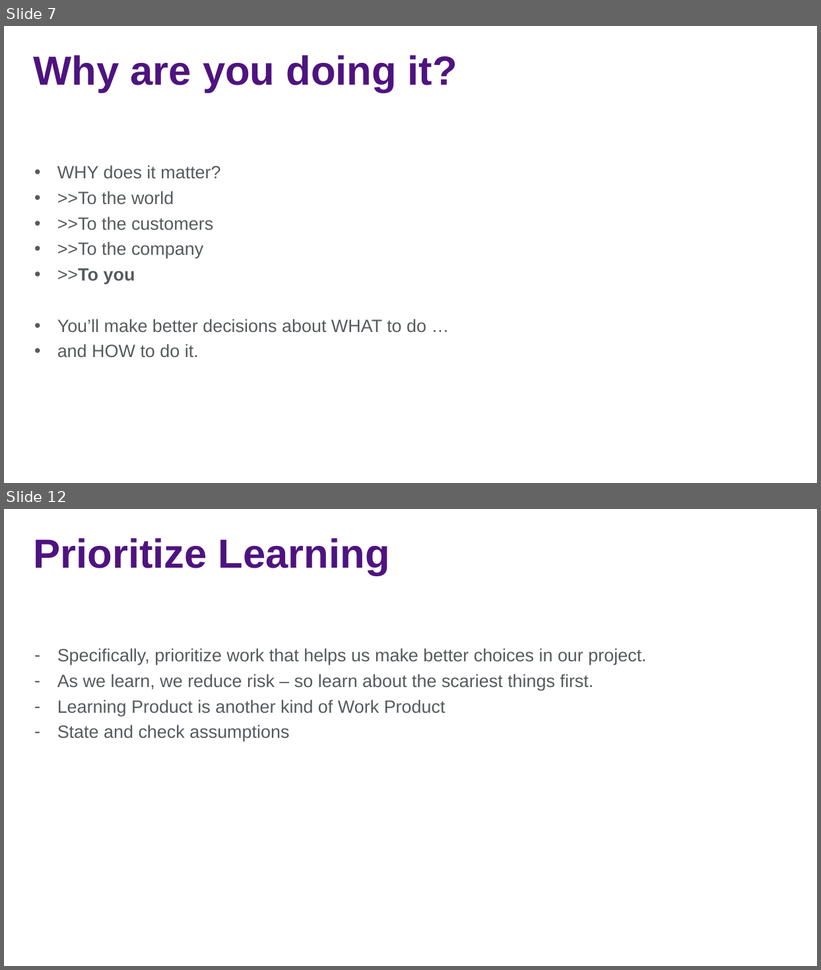
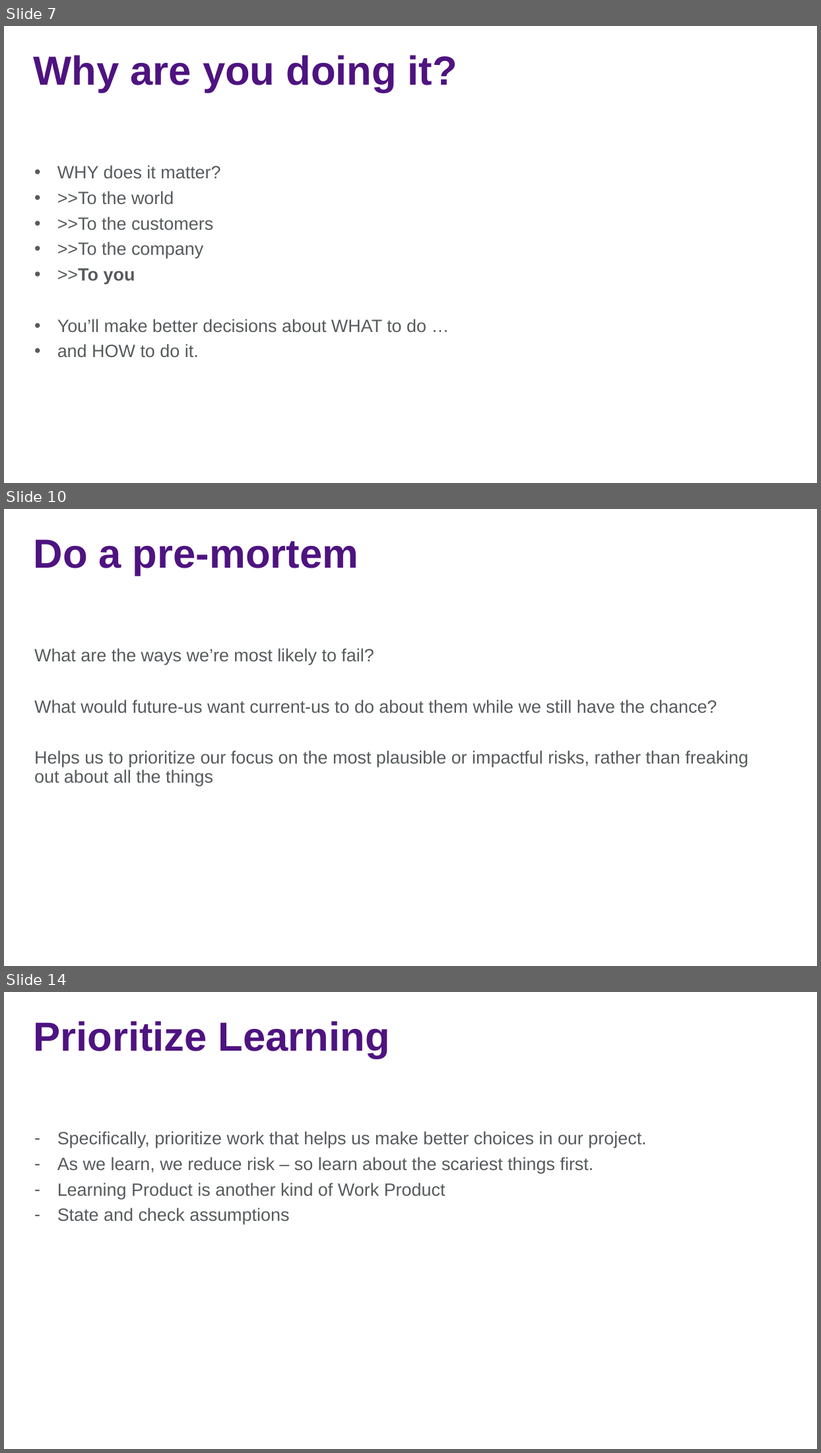
Before and after one commit to jasonjwood/presentations, a slide deck: InFusion2016 - Getting It Done - Jason Wood.pptx. Shown one above the other, each under a label of ours: slides 7 and 12 before the commit, slides 7, 10 and 14 after it; the slides between them are not shown. The pictures are 821x970 and 821x1453 pixels, drawn with LibreOffice and Linux fonts; fonts in the diff are those of the drawing; background and template pictures are left out. Boxes give left, top, right and bottom in pixels: in the first picture for what was removed or moved away, otherwise in the second. Text is boxed around its words. In the diff, an @@ line names an element or a change of style, - is before the commit and + after.

```diff
--- a/InFusion2016 - Getting It Done - Jason Wood.pptx
+++ b/InFusion2016 - Getting It Done - Jason Wood.pptx
@@ slide 10 added at [4, 509, 817, 966], background picture (left out) @@
@@ title added at [34, 539, 358, 576], 48 pt, text #4E1380, bold @@
+Do a pre-mortem
@@ text added at [34, 648, 748, 786], 21 pt, text #565A5C @@
+What are the ways we’re most likely to fail?
+What would future-us want current-us to do about them while we still have the chance?
+Helps us to prioritize our focus on the most plausible or impactful risks, rather than freaking out about all the things
@@ what was slide 12 is now slide 14 @@
```
Also in this commit, not shown: 9 slides changed, 1 other slide added.
